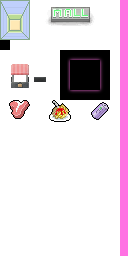
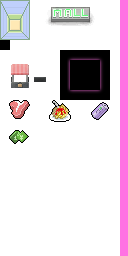
Layer changes from the first w=128, h=256 image to the second:
added layer "Pasted Layer #3" above "pasta" over [9,130,29,144]
